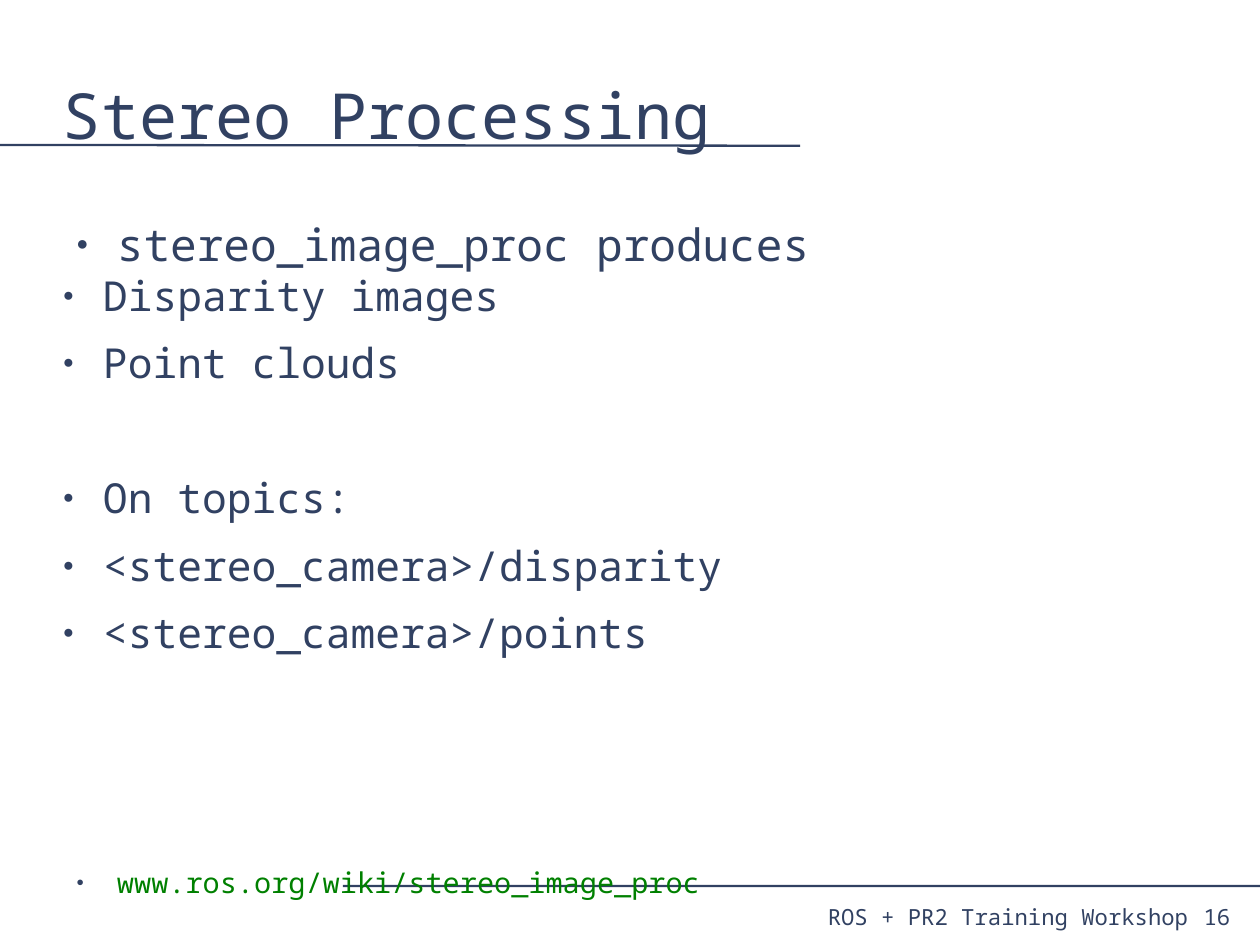
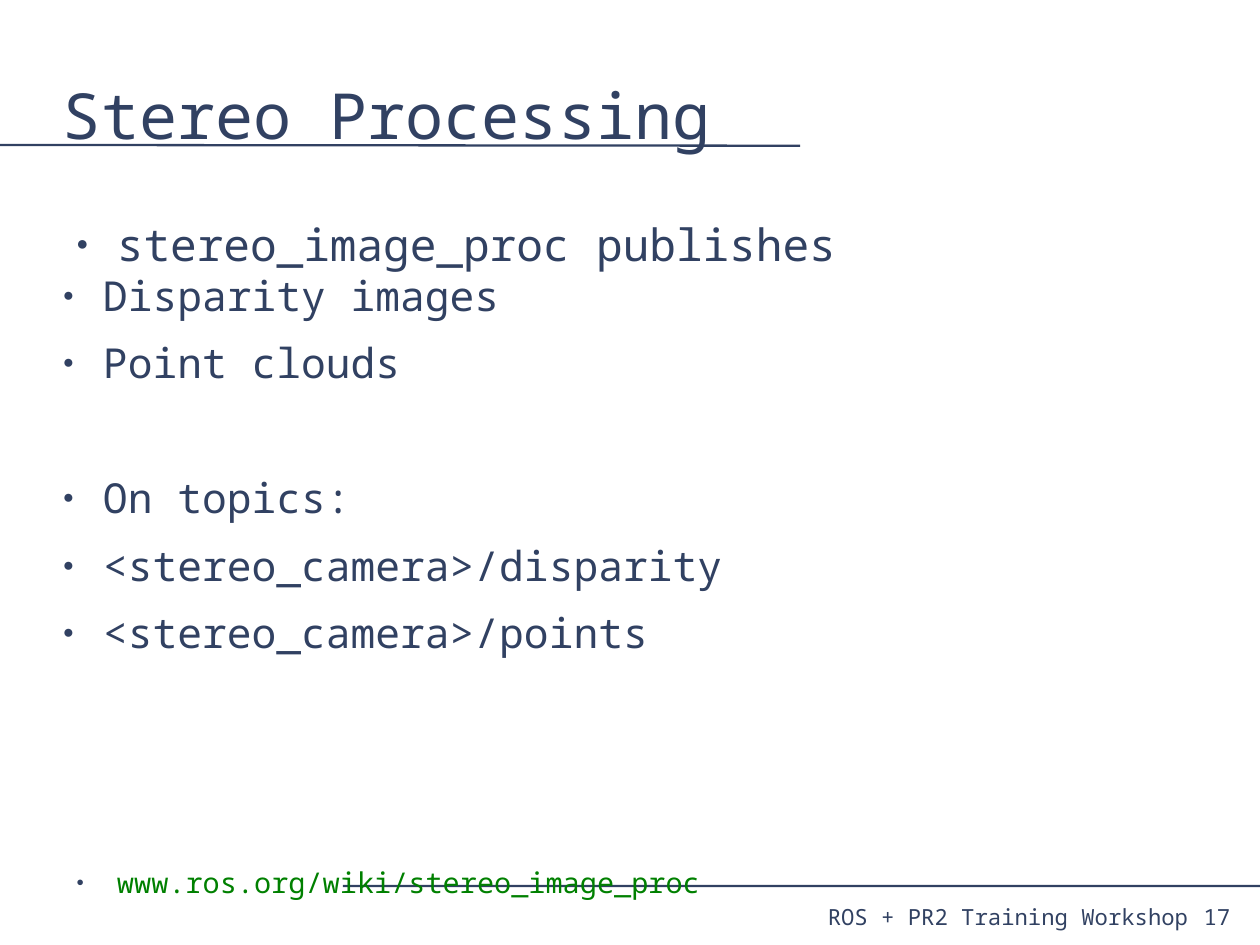
Before and after one commit to PR2/pr2_docs, a slide deck: slide 17 of pr2_training_workshop/processing_camera_data/slides.odp (slide 16 before the commit). Drawn at 1260x945 pixels with LibreOffice and Linux fonts; fonts in the diff are those of the drawing. Boxes give left, top, right and bottom in pixels: in the first picture for what was removed or moved away, otherwise in the second. Text is boxed around its words. In the diff, an @@ line names an element or a change of style, - is before the commit and + after.

Commit message:
processing_camera_data: Switched monocular part a bit to parallel stereo better. Warnings on what not to do in the exercises. Updated commands. Formatting tweaks.

```diff
--- a/pr2_training_workshop/processing_camera_data/slides.odp
+++ b/pr2_training_workshop/processing_camera_data/slides.odp
@@ text at [117,227,836,272]: text changed @@
-● stereo_image_proc produces
+● stereo_image_proc publishes
@@ page number at [1204,909,1231,925]: text changed @@
-16
+17
```
Also in this commit, not shown: 14 other slides changed, 1 slide added, 1 other file.
